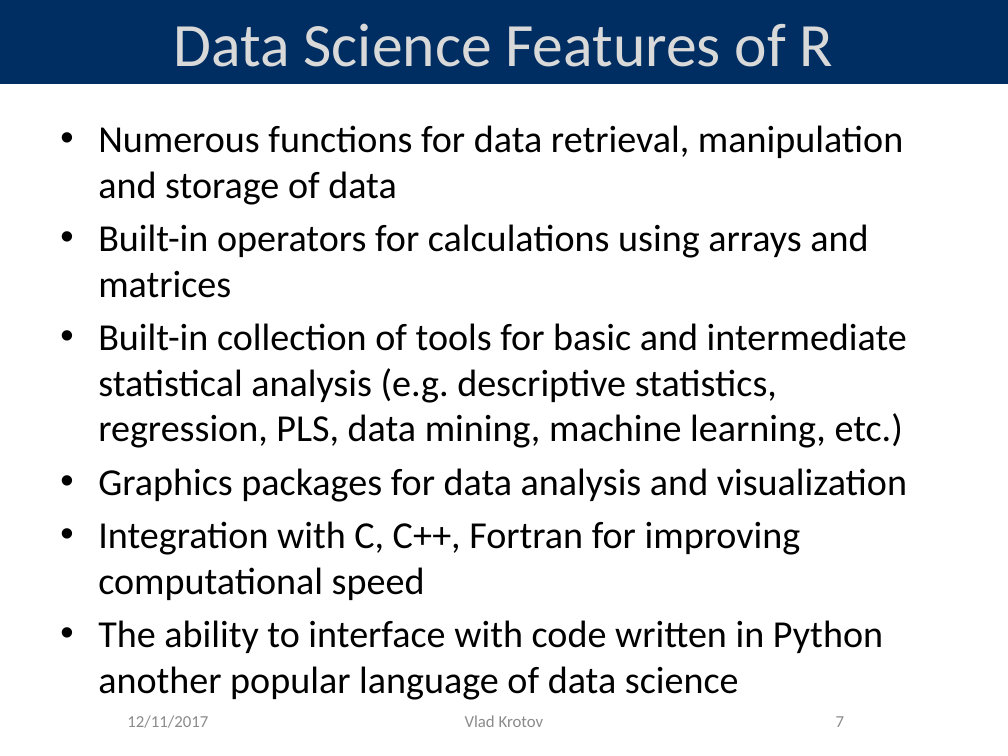
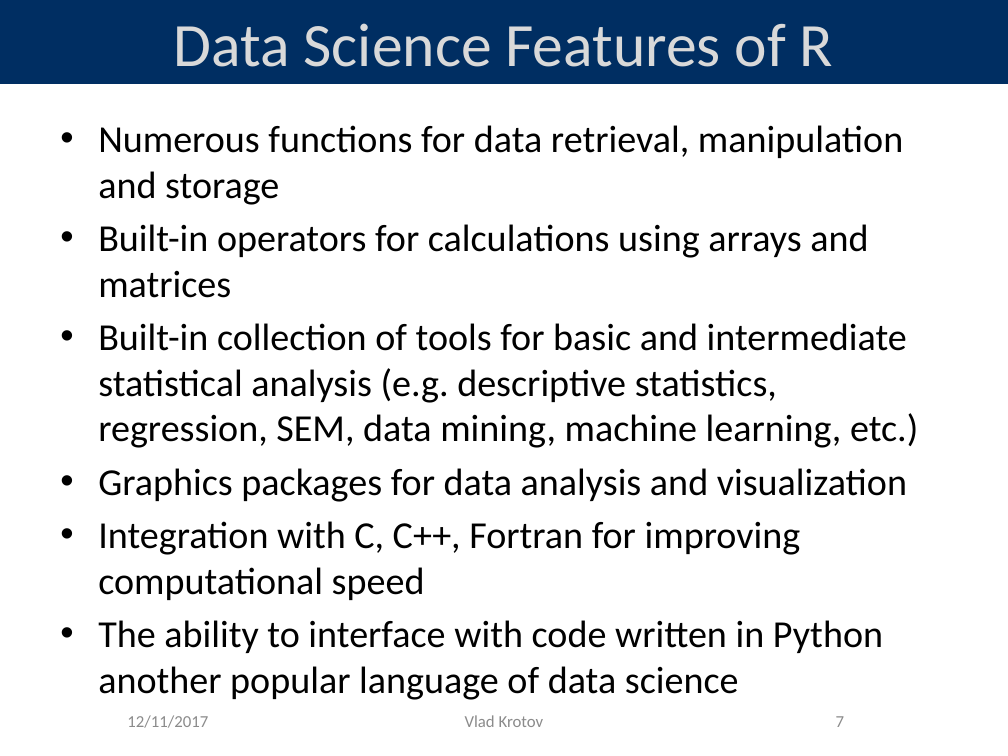
Before and after one commit to vladkrotov/RTutorial, a slide deck: slide 7 of RTutorial_Presentation.pptx. Drawn at 1008x756 pixels with LibreOffice and Linux fonts; fonts in the diff are those of the drawing; background and template pictures are left out. Boxes give left, top, right and bottom in pixels: in the first picture for what was removed or moved away, otherwise in the second. Text is boxed around its words. In the diff, an @@ line names an element or a change of style, - is before the commit and + after.

```diff
--- a/RTutorial_Presentation.pptx
+++ b/RTutorial_Presentation.pptx
@@ text at [98, 125, 903, 205]: text changed @@
-• Numerous functions for data retrieval, manipulation and storage of data
+• Numerous functions for data retrieval, manipulation and storage
@@ text at [98, 323, 918, 448]: text changed @@
-• Built-in collection of tools for basic and intermediate statistical analysis (e.g. descriptive statistics, regression, PLS, data mining, machine learning, etc.)
+• Built-in collection of tools for basic and intermediate statistical analysis (e.g. descriptive statistics, regression, SEM, data mining, machine learning, etc.)
```
Also in this commit, not shown: 1 other slide changed.
